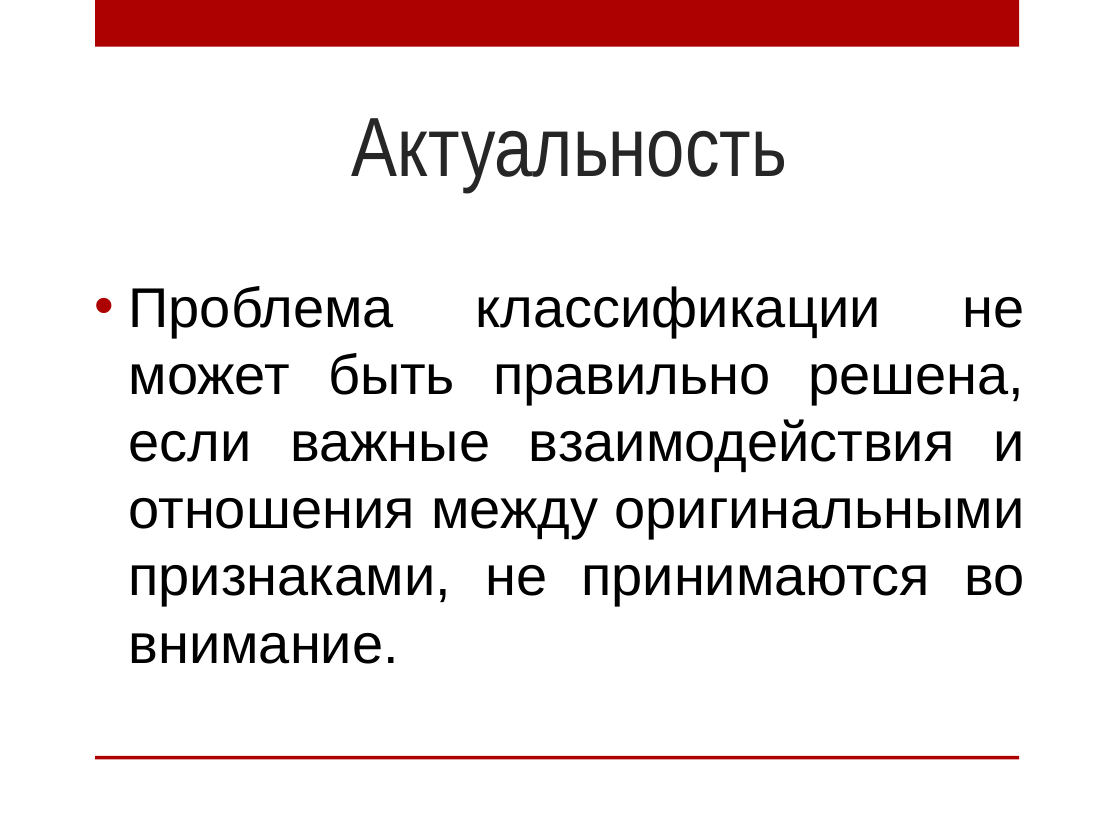
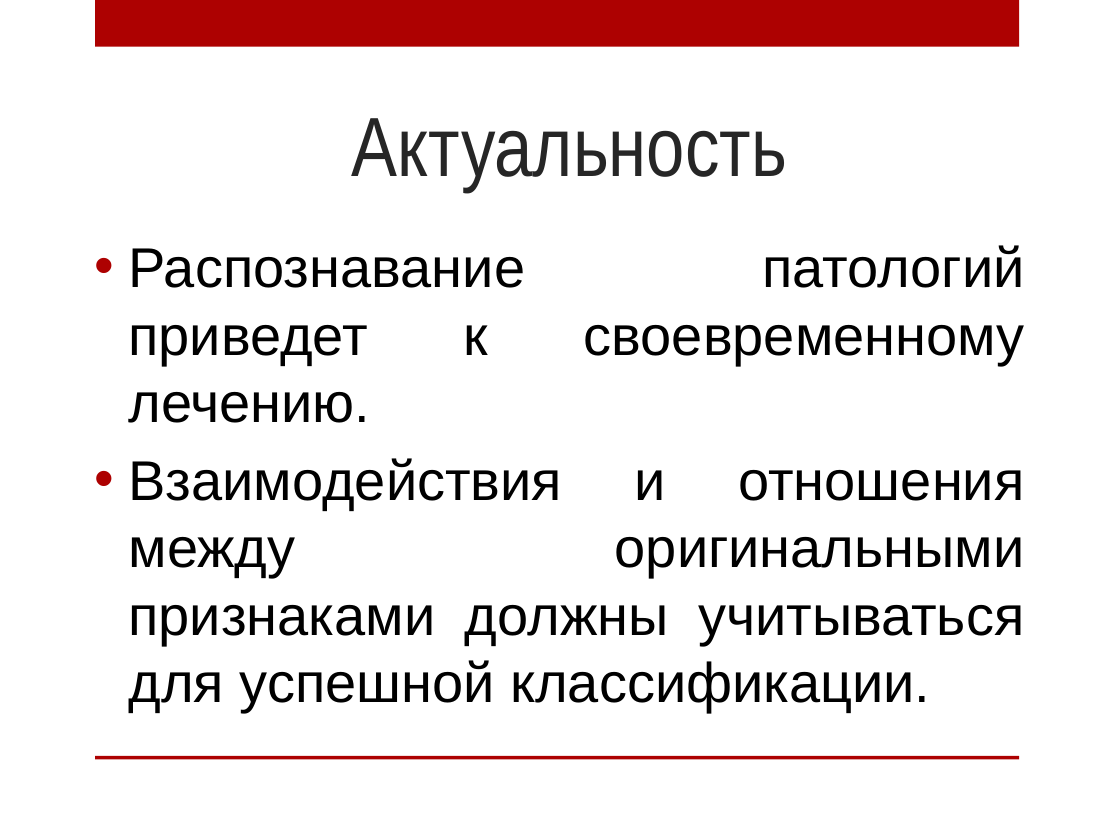
Before and after one commit to AnnaIbakaeva/Genetic, a slide deck: slide 4 of Диплом/Магистратура.pptx. Drawn at 1120x840 pixels with LibreOffice and Linux fonts; fonts in the diff are those of the drawing; background and template pictures are left out. Boxes give left, top, right and bottom in pixels: in the first picture for what was removed or moved away, otherwise in the second. Text is boxed around its words. In the diff, an @@ line names an element or a change of style, - is before the commit and + after.

```diff
--- a/Диплом/Магистратура.pptx
+++ b/Диплом/Магистратура.pptx
@@ text at (x1=129, y1=245, x2=1025, y2=712): text changed @@
-• Проблема классификации не может быть правильно решена, если важные взаимодействия и отношения между оригинальными признаками, не принимаются во внимание.
+• Распознавание патологий приведет к своевременному лечению.
+• Взаимодействия и отношения между оригинальными признаками должны учитываться для успешной классификации.
```
Also in this commit, not shown: 2 other slides changed, 2 slides added, 3 slides removed, 6 other files.
